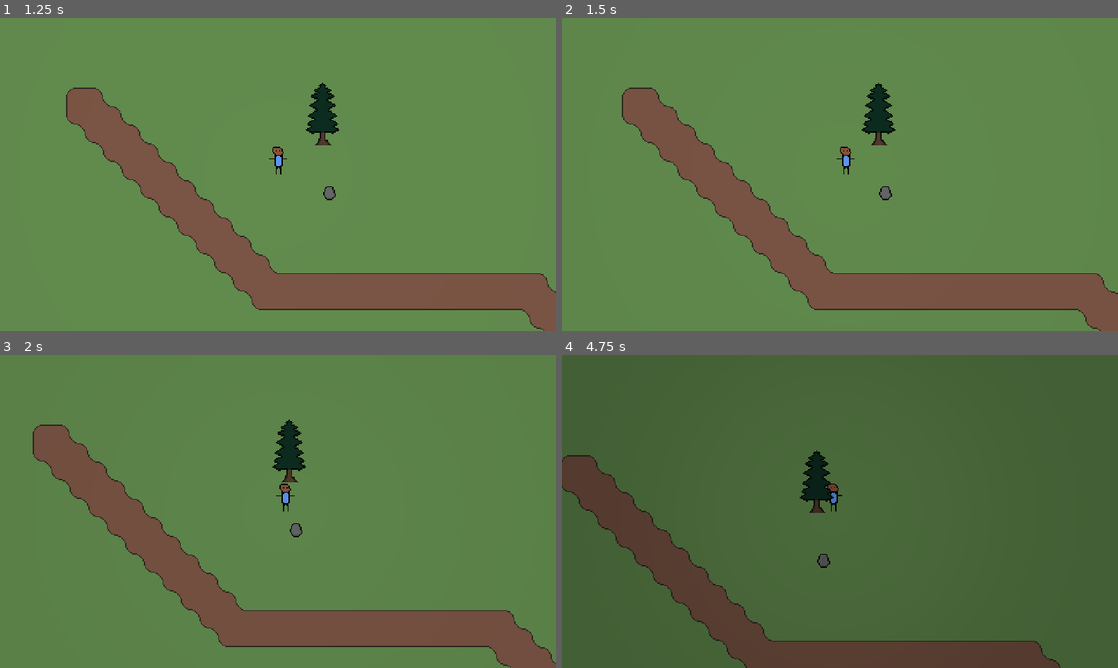
Above: before the commit, frames 1-4 (two rows, left to right).
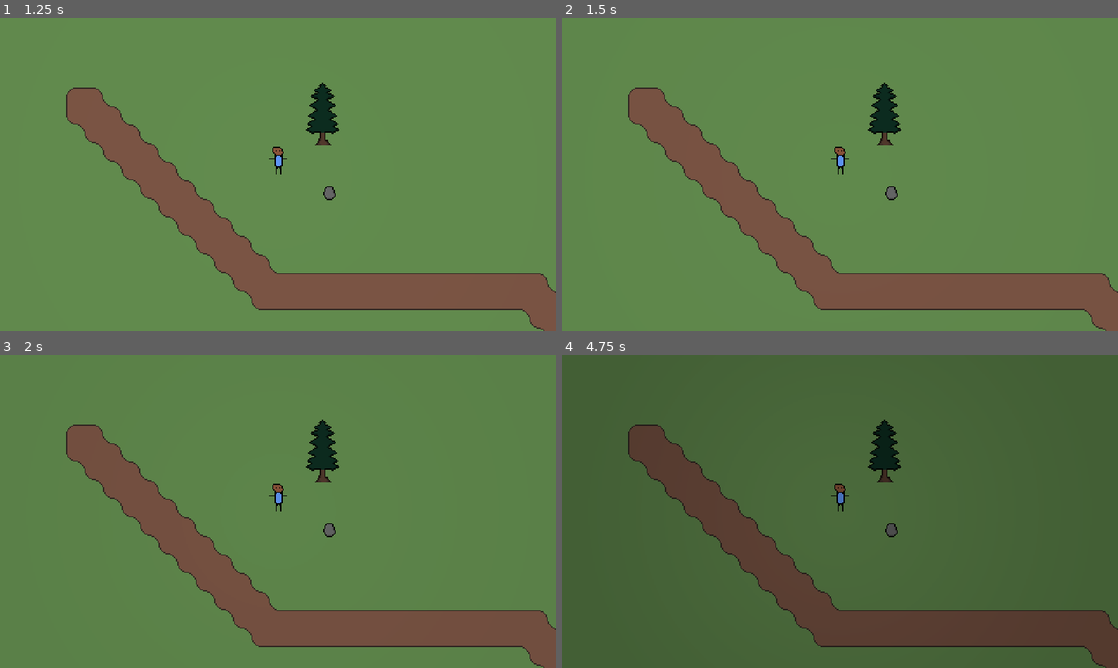
Above: after the commit, the same moments.

Repository: StormLight14/nightfall-mirror
Game: Godot game, scene res://menus/main/main_menu.tscn
Two runs of this game, one before a commit and one after it. Both use one fixed random seed, a clock stepped at 60 frames per second and the inputs below.
Inputs:
- Up to frame 1 (1.25 s): click "Start Game" at 0.5 s
- Up to frame 2 (1.5 s): tap Enter at 1.25 s; hold D (right) from 1.28 s (still down); hold R (rotate_sun) from 1.28 s (still down)
- Up to frame 3 (2 s): keep holding D (right); keep holding R (rotate_sun)
- Up to frame 4 (4.75 s): release D (right) at 2.03 s; release R (rotate_sun) at 2.03 s; hold S (down) 2.03-2.78 s; tap one key every 0.75 s from 2.1 s: N (turn_day) M (turn_night) R (rotate_sun) N (turn_day); hold D (right) 2.78-3.53 s; hold W (up) 3.53-4.28 s; hold A (left) from 4.28 s (still down)

Frame 1 is identical in both runs. In frame 2, 2.8% of the frame differs, in the area x 10-100%, y 20-100%; in frame 3, 11%; in frame 4, 23%, in the area x 0-100%, y 20-100%.
Error after the commit: Parse Error: Cannot infer the type of "pickupable" variable because the value doesn't have a set type. (res://entities/player/player.gd:14)

Commit message:
change Pickupable to be Area2D

Diff:
--- a/components/pickupable.tscn
+++ b/components/pickupable.tscn
@@ -2,5 +2,7 @@
 
 [ext_resource type="Script" path="res://components/pickupable.gd" id="1_lihaw"]
 
-[node name="Pickupable" type="Node"]
+[node name="Pickupable" type="Area2D"]
 script = ExtResource("1_lihaw")
+
+[node name="CollisionShape2D" type="CollisionShape2D" parent="."]
--- a/entities/player/player.gd
+++ b/entities/player/player.gd
@@ -9,3 +9,6 @@
 	var direction := input_vector.normalized()
 	velocity = direction * SPEED * delta
 	move_and_slide()
+
+func _on_pickup_area_area_entered(area: Area2D) -> void:
+	var pickupable := area.get_
--- a/entities/player/player.tscn
+++ b/entities/player/player.tscn
@@ -55,3 +55,5 @@
 position = Vector2(0, -12)
 shape = SubResource("CapsuleShape2D_m2dc2")
 debug_color = Color(0.623677, 0.382308, 0.938347, 0.42)
+
+[connection signal="area_entered" from="PickupArea" to="." method="_on_pickup_area_area_entered"]
--- a/scenes/objects/rocks/rock.tscn
+++ b/scenes/objects/rocks/rock.tscn
@@ -7,8 +7,8 @@
 [sub_resource type="RectangleShape2D" id="RectangleShape2D_ineuc"]
 size = Vector2(11, 12)
 
-[sub_resource type="CircleShape2D" id="CircleShape2D_p05h5"]
-radius = 11.0
+[sub_resource type="CircleShape2D" id="CircleShape2D_r5xcc"]
+radius = 11.0454
 
 [node name="Rock" type="StaticBody2D"]
 
@@ -20,14 +20,12 @@
 position = Vector2(-0.5, 0)
 shape = SubResource("RectangleShape2D_ineuc")
 
-[node name="PickupableArea" type="Area2D" parent="."]
-collision_layer = 32
-collision_mask = 64
+[node name="Pickupable" parent="." instance=ExtResource("2_unhmv")]
 
-[node name="CollisionShape2D" type="CollisionShape2D" parent="PickupableArea"]
-shape = SubResource("CircleShape2D_p05h5")
-
-[node name="Pickupable" parent="." instance=ExtResource("2_unhmv")]
+[node name="CollisionShape2D" parent="Pickupable" index="0"]
+shape = SubResource("CircleShape2D_r5xcc")
 
 [node name="Hint" parent="." instance=ExtResource("3_umvct")]
 visible = false
+
+[editable path="Pickupable"]
